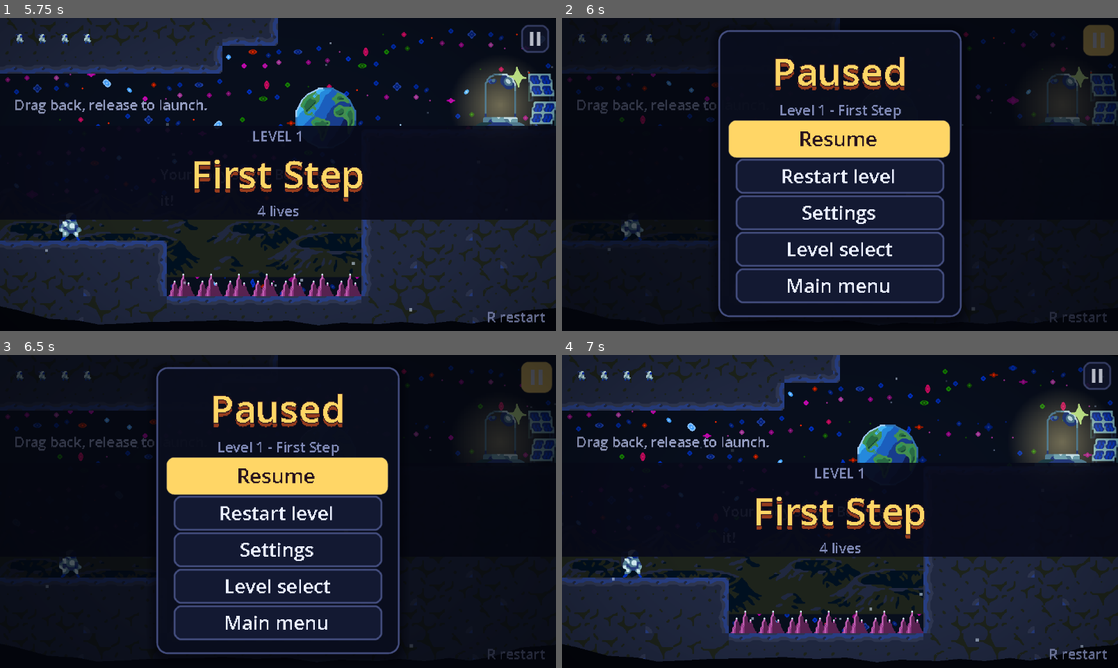
Above: before the commit, frames 1-4 (two rows, left to right).
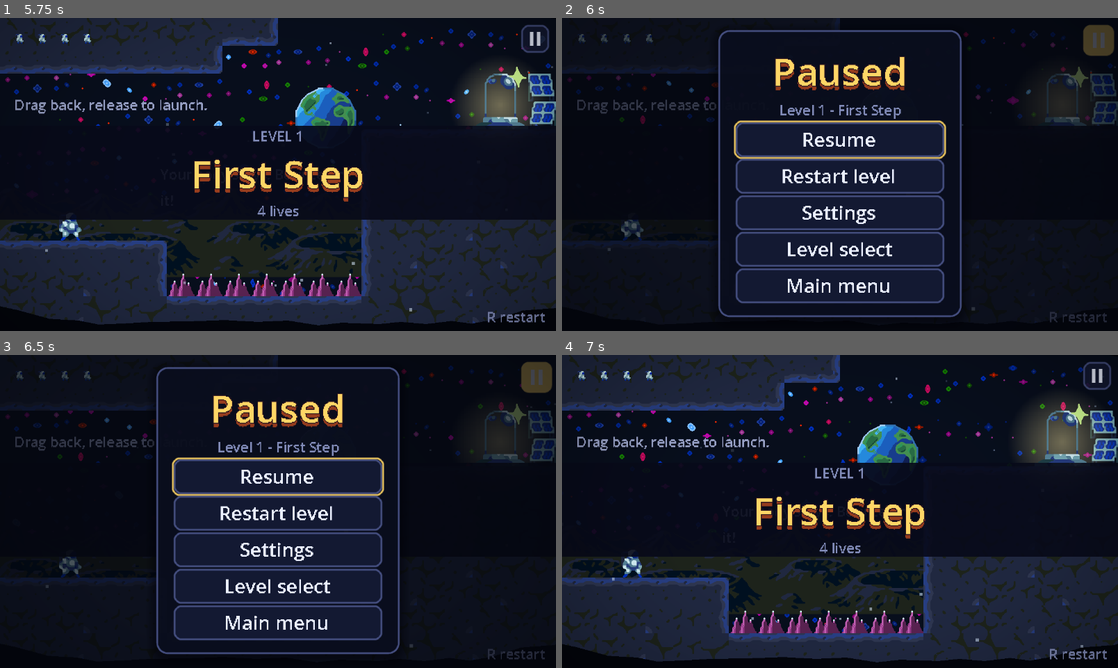
Above: after the commit, the same moments.

Repository: gab0yan/moonbounce
Game: Godot game, scene res://scenes/main_menu.tscn
Same seed, same stepped clock (60 frames per second), same inputs: the game is played once before the commit and once after it.
Inputs (mouse positions are in pixels of both pictures, inside the frame that each line leads up to):
- Up to frame 1 (5.75 s): click "Play" at 0.5 s; tap Enter at 1.25, 2.85 s; move the mouse to (400, 158) at 1.27 s; hold Right (ui_right) 1.28-2 s; tap Space (grapple) at 1.35, 4.35 s; click (400, 158) at 1.42 s; drag from (166, 190) to (177, 290) at 2.02 s; move the mouse to (333, 105) at 2.77 s; hold Right (ui_right) 2.78-3.5 s; drag from (250, 237) to (316, 290) at 3.52 s; move the mouse to (444, 221) at 4.27 s; hold Left (ui_left) 4.28-5 s; drag from (111, 127) to (233, 290) at 5.02 s
- Up to frame 2 (6 s): click (1095, 39) at 5.75 s
- Up to frame 3 (6.5 s): no input
- Up to frame 4 (7 s): click "Resume" at 6.5 s

Frame 1 is identical in both runs. In frame 2, 4.7% of the frame differs, in the area x 29-70%, y 32-46%; in frame 3, 4.7%; in frame 4, nothing differs.

Commit message:
UI enhancement

Diff:
--- a/assets/ui/ui_theme.tres
+++ b/assets/ui/ui_theme.tres
@@ -1,4 +1,36 @@
 [gd_resource type="Theme" format=3 uid="uid://c6avyywpusyws"]
+
+[sub_resource type="StyleBoxFlat" id="StyleBoxFlat_button_focus"]
+draw_center = false
+border_width_left = 1
+border_width_top = 1
+border_width_right = 1
+border_width_bottom = 1
+border_color = Color(1, 0.839, 0.4, 0.9)
+corner_radius_top_left = 4
+corner_radius_top_right = 4
+corner_radius_bottom_right = 4
+corner_radius_bottom_left = 4
+expand_margin_left = 1.0
+expand_margin_top = 1.0
+expand_margin_right = 1.0
+expand_margin_bottom = 1.0
+
+[sub_resource type="StyleBoxFlat" id="StyleBoxFlat_level_focus"]
+draw_center = false
+border_width_left = 1
+border_width_top = 1
+border_width_right = 1
+border_width_bottom = 1
+border_color = Color(1, 0.839, 0.4, 0.9)
+corner_radius_top_left = 6
+corner_radius_top_right = 6
+corner_radius_bottom_right = 6
+corner_radius_bottom_left = 6
+expand_margin_left = 1.0
+expand_margin_top = 1.0
+expand_margin_right = 1.0
+expand_margin_bottom = 1.0
 
 [sub_resource type="StyleBoxFlat" id="StyleBoxFlat_button_disabled"]
 content_margin_left = 8.0
@@ -166,13 +198,13 @@
 default_font_size = 10
 Button/colors/font_color = Color(0.922, 0.941, 1, 1)
 Button/colors/font_disabled_color = Color(0.353, 0.376, 0.51, 1)
-Button/colors/font_focus_color = Color(0.157, 0.078, 0.118, 1)
+Button/colors/font_focus_color = Color(0.922, 0.941, 1, 1)
 Button/colors/font_hover_color = Color(0.157, 0.078, 0.118, 1)
 Button/colors/font_hover_pressed_color = Color(0.157, 0.078, 0.118, 1)
 Button/colors/font_pressed_color = Color(0.157, 0.078, 0.118, 1)
 Button/font_sizes/font_size = 11
 Button/styles/disabled = SubResource("StyleBoxFlat_button_disabled")
-Button/styles/focus = SubResource("StyleBoxFlat_button_hover")
+Button/styles/focus = SubResource("StyleBoxFlat_button_focus")
 Button/styles/hover = SubResource("StyleBoxFlat_button_hover")
 Button/styles/hover_pressed = SubResource("StyleBoxFlat_button_pressed")
 Button/styles/normal = SubResource("StyleBoxFlat_button_normal")
@@ -199,7 +231,7 @@
 LevelButton/base_type = &"Button"
 LevelButton/font_sizes/font_size = 16
 LevelButton/styles/disabled = SubResource("StyleBoxFlat_level_disabled")
-LevelButton/styles/focus = SubResource("StyleBoxFlat_level_hover")
+LevelButton/styles/focus = SubResource("StyleBoxFlat_level_focus")
 LevelButton/styles/hover = SubResource("StyleBoxFlat_level_hover")
 LevelButton/styles/hover_pressed = SubResource("StyleBoxFlat_level_pressed")
 LevelButton/styles/normal = SubResource("StyleBoxFlat_level_normal")
--- a/scenes/main_menu.tscn
+++ b/scenes/main_menu.tscn
@@ -83,15 +83,31 @@
 corner_radius_bottom_right = 4
 corner_radius_bottom_left = 4
 
+[sub_resource type="StyleBoxFlat" id="StyleBoxFlat_focus"]
+draw_center = false
+border_width_left = 1
+border_width_top = 1
+border_width_right = 1
+border_width_bottom = 1
+border_color = Color(1, 0.839, 0.4, 0.9)
+corner_radius_top_left = 4
+corner_radius_top_right = 4
+corner_radius_bottom_right = 4
+corner_radius_bottom_left = 4
+expand_margin_left = 1.0
+expand_margin_top = 1.0
+expand_margin_right = 1.0
+expand_margin_bottom = 1.0
+
 [sub_resource type="Theme" id="Theme_menu"]
 Button/colors/font_color = Color(0.922, 0.941, 1, 1)
-Button/colors/font_focus_color = Color(0.157, 0.078, 0.118, 1)
+Button/colors/font_focus_color = Color(0.922, 0.941, 1, 1)
 Button/colors/font_hover_color = Color(0.157, 0.078, 0.118, 1)
 Button/colors/font_hover_pressed_color = Color(0.157, 0.078, 0.118, 1)
 Button/colors/font_pressed_color = Color(0.157, 0.078, 0.118, 1)
 Button/font_sizes/font_size = 12
 Button/styles/disabled = SubResource("StyleBoxEmpty_button")
-Button/styles/focus = SubResource("StyleBoxFlat_selected")
+Button/styles/focus = SubResource("StyleBoxFlat_focus")
 Button/styles/hover = SubResource("StyleBoxFlat_selected")
 Button/styles/hover_pressed = SubResource("StyleBoxFlat_pressed")
 Button/styles/normal = SubResource("StyleBoxEmpty_button")
--- a/scripts/ui_fx.gd
+++ b/scripts/ui_fx.gd
@@ -32,8 +32,6 @@
 	node.resized.connect(func(): node.pivot_offset = node.size * 0.5)
 	node.mouse_entered.connect(_grow.bind(node, true))
 	node.mouse_exited.connect(_grow.bind(node, false))
-	node.focus_entered.connect(_grow.bind(node, true))
-	node.focus_exited.connect(_grow.bind(node, false))
 	node.button_down.connect(_press.bind(node))
 
 
@@ -50,8 +48,6 @@
 	if not is_instance_valid(node) or not node.is_inside_tree():
 		return
 	var target := Vector2.ONE * HOVER_SCALE if (on and not node.disabled) else Vector2.ONE
-	if not on and node.has_focus():
-		return
 	_tween_for(node).tween_property(node, "scale", target, 0.12).set_trans(Tween.TRANS_BACK).set_ease(Tween.EASE_OUT)
 
 
@@ -59,7 +55,8 @@
 	if node.disabled:
 		return
 	node.scale = Vector2.ONE * PRESS_SCALE
-	_tween_for(node).tween_property(node, "scale", Vector2.ONE * HOVER_SCALE, 0.2).set_trans(Tween.TRANS_ELASTIC).set_ease(Tween.EASE_OUT)
+	var rest := Vector2.ONE * HOVER_SCALE if node.is_hovered() else Vector2.ONE
+	_tween_for(node).tween_property(node, "scale", rest, 0.2).set_trans(Tween.TRANS_ELASTIC).set_ease(Tween.EASE_OUT)
 
 
 func _input(event: InputEvent) -> void:
